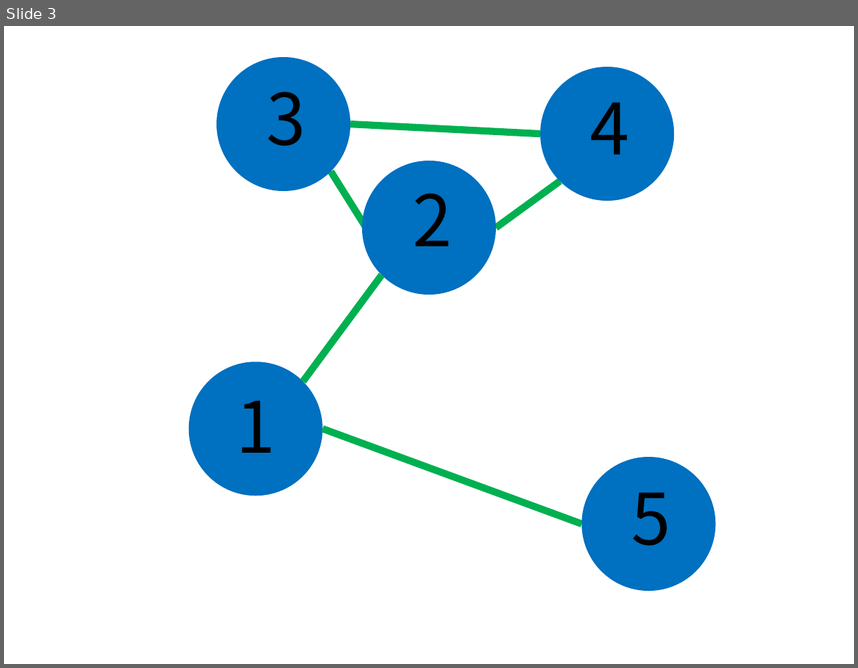
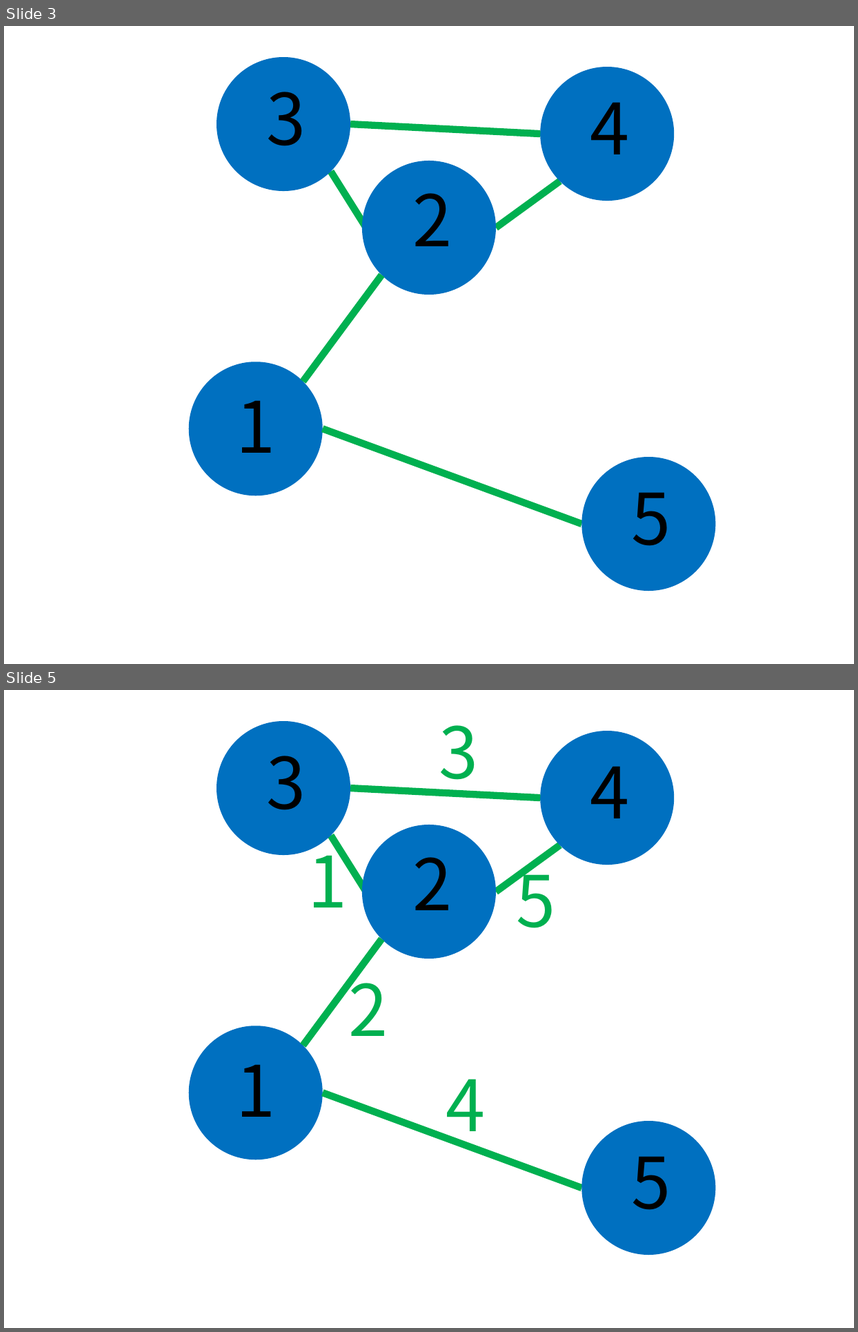
Before and after one commit to OTTFmercury/Chang-He-Luan-Yu, a slide deck: 画板.pptx. Shown one above the other, each under a label of ours: slide 3 before the commit, slides 3 and 5 after it; the slides between them are not shown. The pictures are 858x668 and 858x1332 pixels, drawn with LibreOffice and Linux fonts; fonts in the diff are those of the drawing. Boxes give left, top, right and bottom in pixels: in the first picture for what was removed or moved away, otherwise in the second. Text is boxed around its words. In the diff, an @@ line names an element or a change of style, - is before the commit and + after.

```diff
--- a/画板.pptx
+++ b/画板.pptx
@@ slide 5 added at (4, 690, 854, 1328), background #FFFFFF @@
@@ ellipse added at (217, 722, 350, 855), fill #0070C0 @@
@@ text added at (439, 725, 478, 796), 60 pt, text #00B050 @@
+3
@@ ellipse added at (540, 731, 674, 865), fill #0070C0 @@
@@ text added at (266, 756, 306, 810), 60 pt, text #000000 @@
+3
@@ text added at (590, 766, 629, 818), 60 pt, text #000000 @@
+4
@@ line added from (351, 788) to (540, 798), #00B050 6 pt @@
@@ ellipse added at (362, 825, 495, 958), fill #0070C0 @@
@@ text added at (308, 835, 348, 907), 60 pt, text #00B050 @@
+1
@@ line added from (368, 894) to (331, 836), #00B050 6 pt @@
@@ line added from (496, 891) to (560, 845), #00B050 6 pt @@
@@ text added at (516, 854, 555, 928), 60 pt, text #00B050 @@
+5
@@ text added at (412, 857, 452, 910), 60 pt, text #000000 @@
+2
@@ line added from (303, 1045) to (381, 939), #00B050 6 pt @@
@@ text added at (348, 963, 388, 1036), 60 pt, text #00B050 @@
+2
@@ ellipse added at (188, 1026, 322, 1159), fill #0070C0 @@
@@ text added at (237, 1064, 276, 1116), 60 pt, text #000000 @@
+1
@@ text added at (446, 1078, 485, 1149), 60 pt, text #00B050 @@
+4
@@ line added from (323, 1092) to (582, 1187), #00B050 6 pt @@
@@ ellipse added at (582, 1121, 715, 1254), fill #0070C0 @@
@@ text added at (632, 1156, 671, 1210), 60 pt, text #000000 @@
+5
```
Also in this commit, not shown: 1 other slide added, 11 other files.
